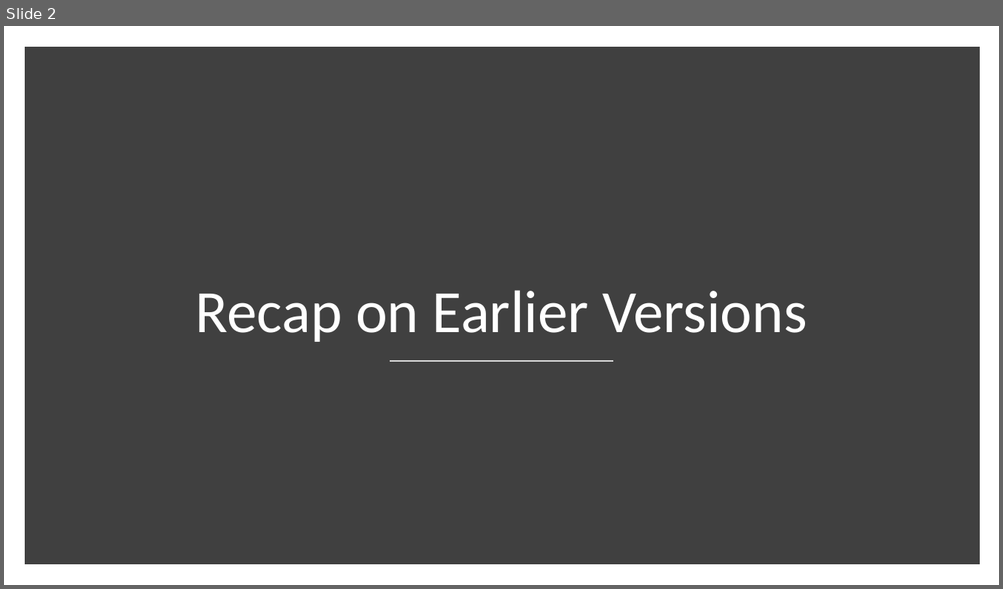
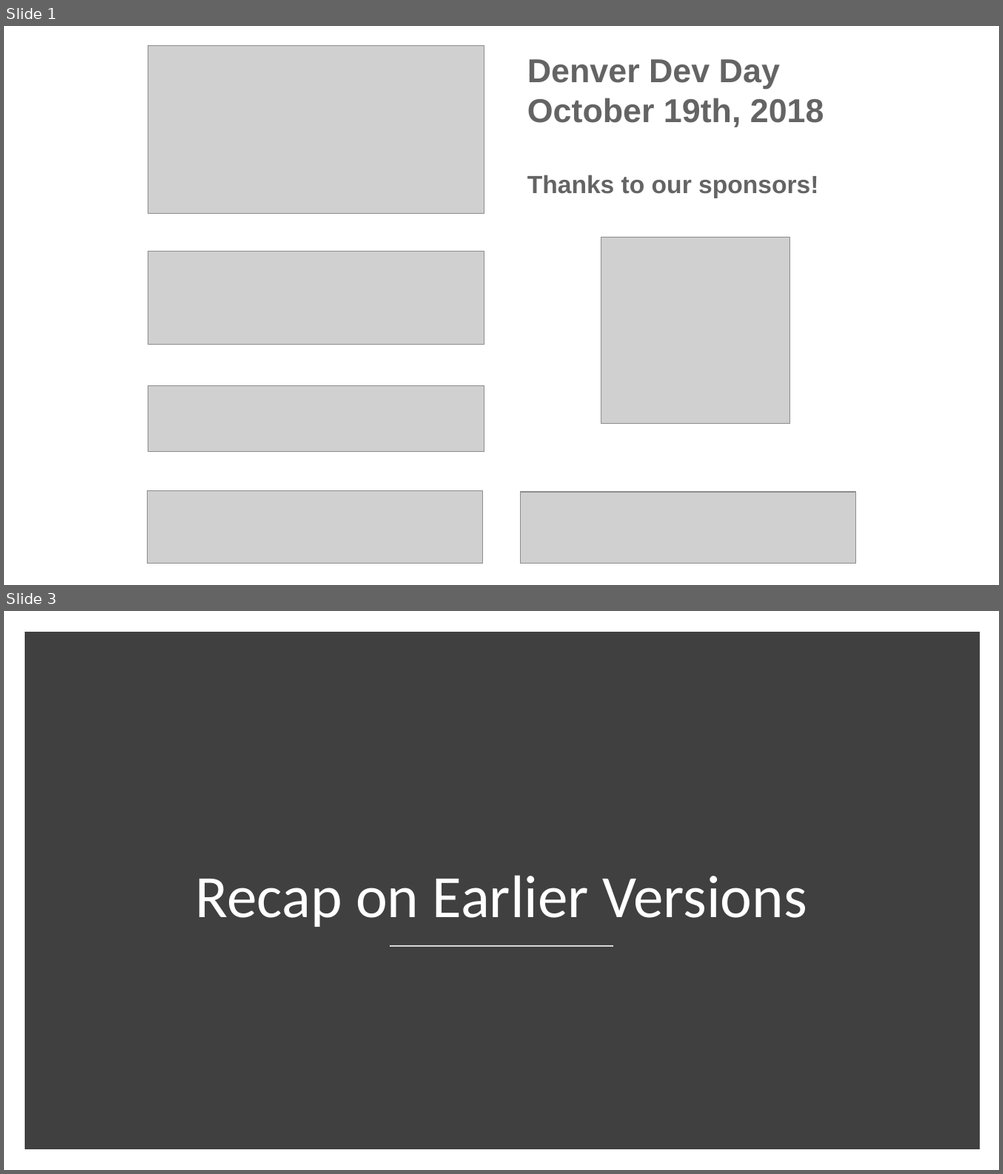
Before and after one commit to darenm/DDDOct18Csharp8, a slide deck: DDDOct18Csharp8.pptx. Shown one above the other, each under a label of ours: slide 2 before the commit, slides 1 and 3 after it; the slides between them are not shown. The pictures are 1003x589 and 1003x1174 pixels, drawn with LibreOffice and Linux fonts; fonts in the diff are those of the drawing; grey boxes stand for pictures. Boxes give left, top, right and bottom in pixels: in the first picture for what was removed or moved away, otherwise in the second. Text is boxed around its words. In the diff, an @@ line names an element or a change of style, - is before the commit and + after.

Commit message:
Updated pptx with sponsor slides and repo links

```diff
--- a/DDDOct18Csharp8.pptx
+++ b/DDDOct18Csharp8.pptx
@@ slide 1 added at (4, 26, 999, 585), background #FFFFFF @@
@@ picture added at (148, 45, 484, 213) @@
@@ text added at (527, 59, 824, 198), 32 pt, text #646464, bold @@
+Denver Dev Day
+October 19th, 2018
+Thanks to our sponsors!
@@ picture added at (601, 237, 790, 423) @@
@@ picture added at (148, 251, 484, 345) @@
@@ picture added at (148, 386, 484, 453) @@
@@ picture added at (148, 491, 483, 564) @@
@@ picture added at (521, 492, 856, 564) @@
@@ what was slide 2 is now slide 3 @@
```
Also in this commit, not shown: 3 slides changed.
